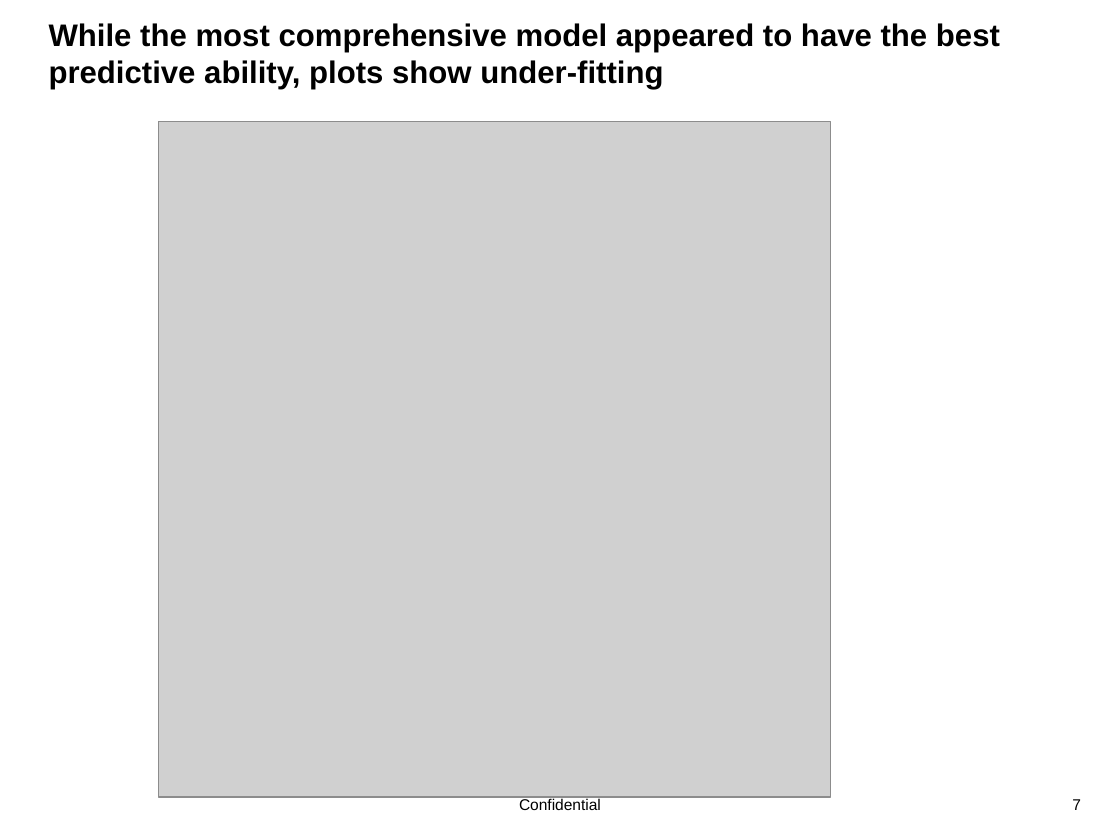
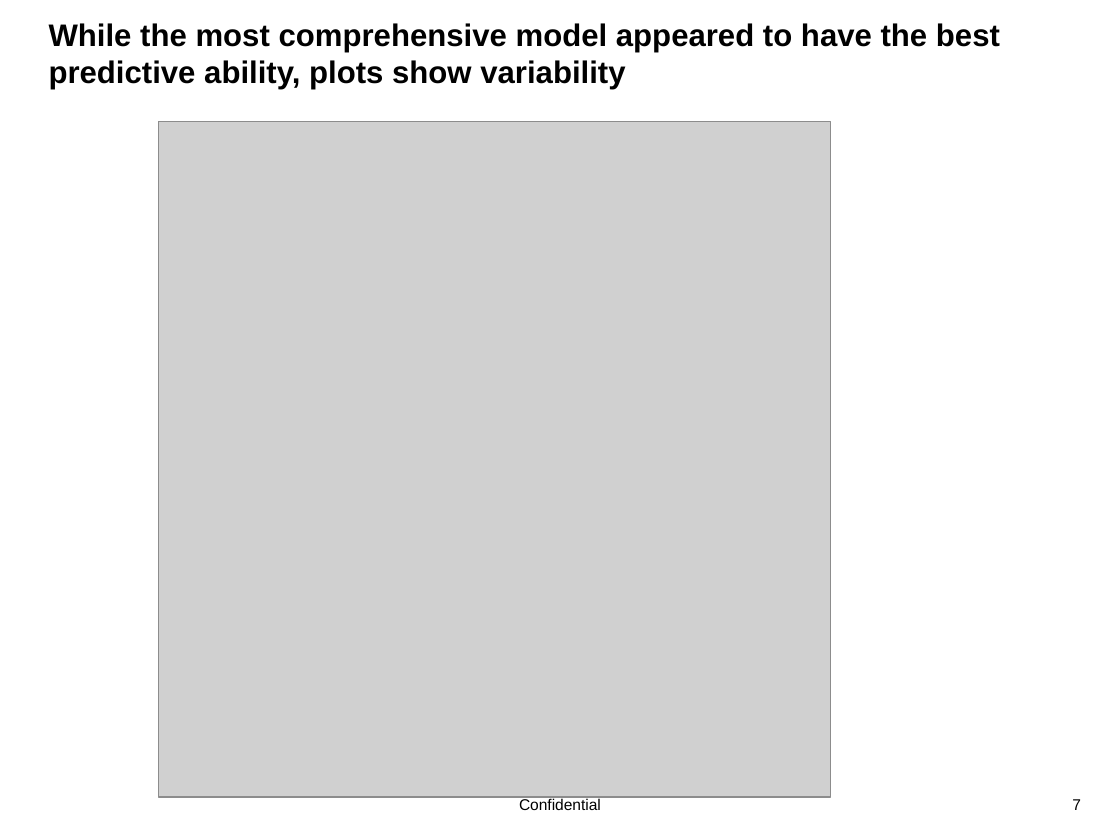
Before and after one commit to sunilbmscce/BDAProject1, a slide deck: slide 7 of project_1/DataSciBootcamp_Proj1_Team6.pptx. Drawn at 1120x840 pixels with LibreOffice and Linux fonts; fonts in the diff are those of the drawing; grey boxes stand for pictures; background and template pictures are left out. Boxes give left, top, right and bottom in pixels: in the first picture for what was removed or moved away, otherwise in the second. Text is boxed around its words. In the diff, an @@ line names an element or a change of style, - is before the commit and + after.

Commit message:
Final update of presentation.

```diff
--- a/project_1/DataSciBootcamp_Proj1_Team6.pptx
+++ b/project_1/DataSciBootcamp_Proj1_Team6.pptx
@@ title at [49,23,1000,89]: text changed @@
-While the most comprehensive model appeared to have the best predictive ability, plots show under-fitting
+While the most comprehensive model appeared to have the best predictive ability, plots show variability
```
Also in this commit, not shown: 1 other slide changed, 2 slides added, 1 slide removed, 3 other files.
